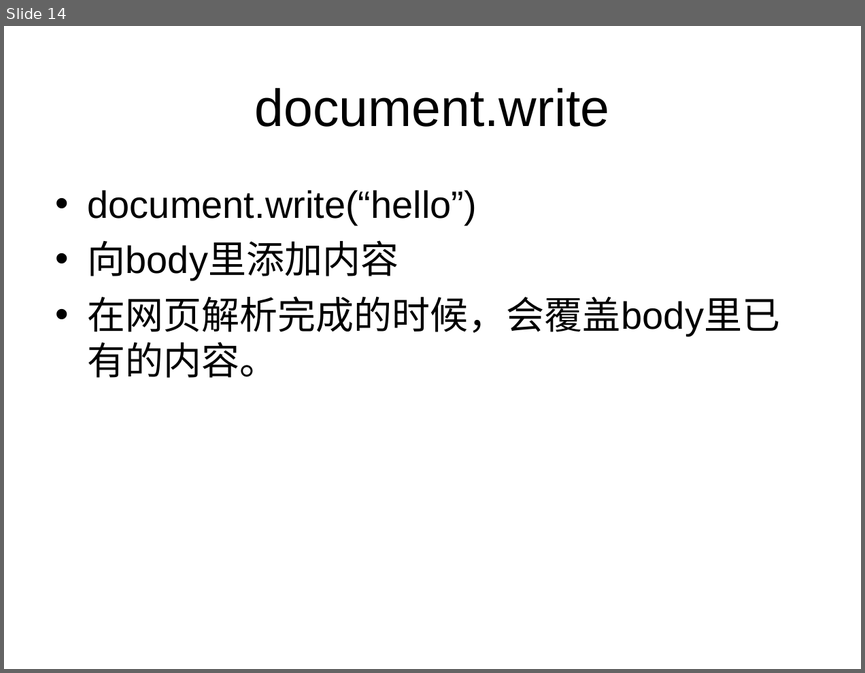
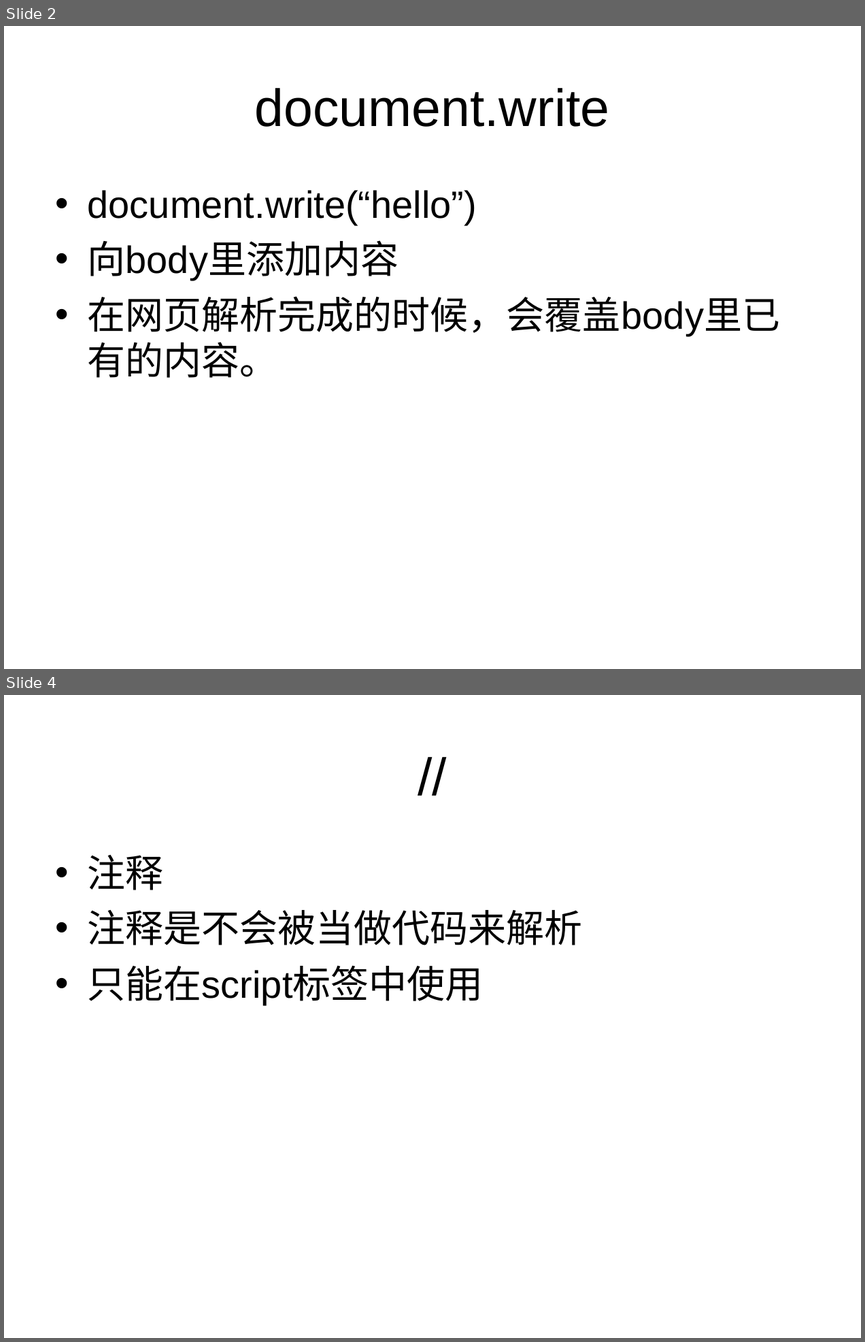
Before and after one commit to cd-vr1class/homework, a slide deck: ppt/7-7js输入输出语句、运算符.ppt. Shown one above the other, each under a label of ours: slide 14 before the commit, slides 2 and 4 after it; the slides between them are not shown. The pictures are 865x673 and 865x1342 pixels, drawn with LibreOffice and Linux fonts; fonts in the diff are those of the drawing. Boxes give left, top, right and bottom in pixels: in the first picture for what was removed or moved away, otherwise in the second. Text is boxed around its words. In the diff, an @@ line names an element or a change of style, - is before the commit and + after.

```diff
--- a/ppt/7-7js输入输出语句、运算符.ppt
+++ b/ppt/7-7js输入输出语句、运算符.ppt
@@ slide 4 added at (4,695,861,1338), background #FFFFFF @@
@@ title added at (47,721,818,828), 44 pt, text #000000 @@
+//
@@ text added at (88,855,583,1006), 32 pt, text #000000 @@
+• 注释
+• 注释是不会被当做代码来解析
+• 只能在script标签中使用
@@ what was slide 14 is now slide 2 @@
```
Also in this commit, not shown: 5 slides changed, 3 other slides added, 3 slides removed, 2 other files.
